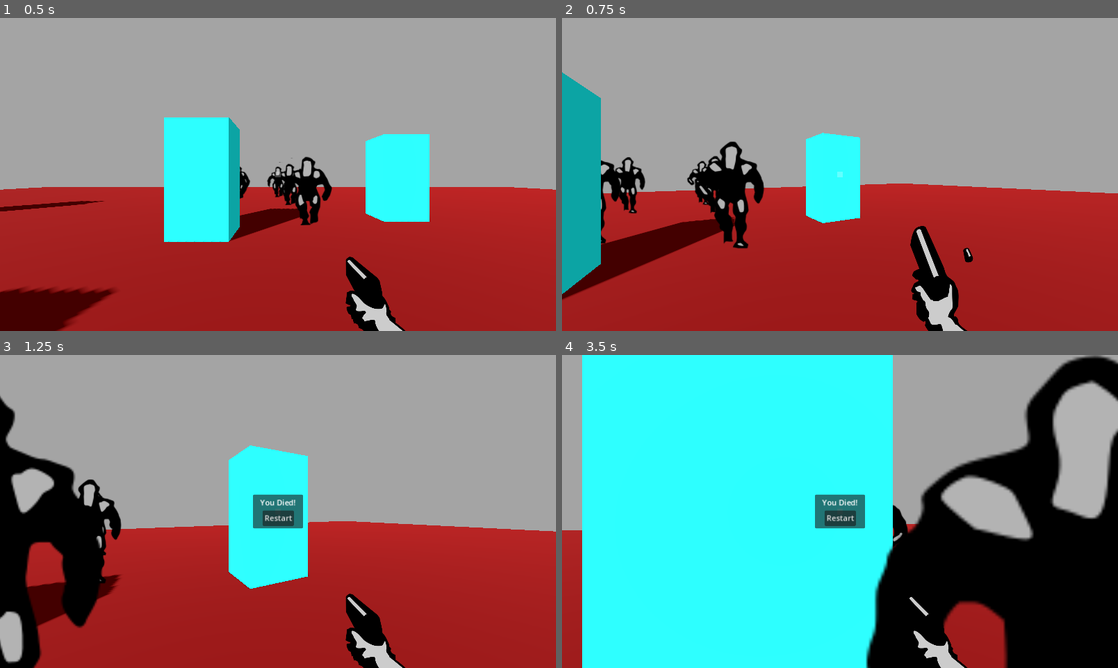
Above: before the commit, frames 1-4 (two rows, left to right).
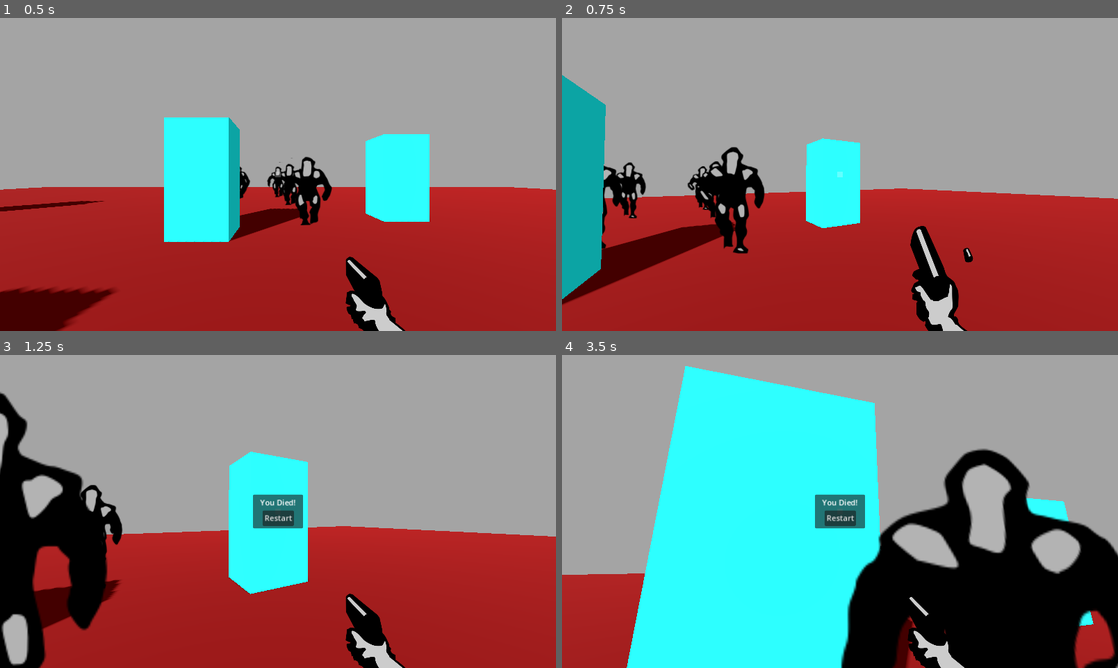
Above: after the commit, the same moments.

Repository: RomainMendez/orbitalgamejam2024
Game: Godot game, scene res://world.tscn
Two runs of this game, one before a commit and one after it. Both use one fixed random seed, a clock stepped at 60 frames per second and the inputs below.
Inputs (mouse positions are in pixels of both pictures, inside the frame that each line leads up to):
- Up to frame 1 (0.5 s): no input
- Up to frame 2 (0.75 s): move the mouse to (867, 174) at 0.52 s; hold W (move_forwards) from 0.53 s (still down); click (867, 174) at 0.6 s
- Up to frame 3 (1.25 s): keep holding W (move_forwards)
- Up to frame 4 (3.5 s): release W (move_forwards) at 1.25 s; click "Restart" at 1.25 s; move the mouse to (812, 511) at 2.02 s; hold W (move_forwards) from 2.03 s (still down); click (812, 511) at 2.1 s; move the mouse to (851, 505) at 2.77 s; click (851, 505) at 2.85 s

Frame 1 is identical in both runs. In frame 2, 4.5% of the frame differs, in the area x 0-100%, y 17-92%; in frame 3, 5.5%; in frame 4, 34%, in the area x 0-100%, y 0-100%.

Commit message:
Player can now look up

Diff:
--- a/projet_godot/player.gd
+++ b/projet_godot/player.gd
@@ -21,6 +21,7 @@
 		return
 	if event is InputEventMouseMotion:
 		rotation_degrees.y -= event.relative.x * MOUSE_SENS
+		rotation_degrees.x -= event.relative.y * MOUSE_SENS
 
 func _process(delta):
 	if Input.is_action_just_pressed("exit"):
Not shown, changed: .gitignore
